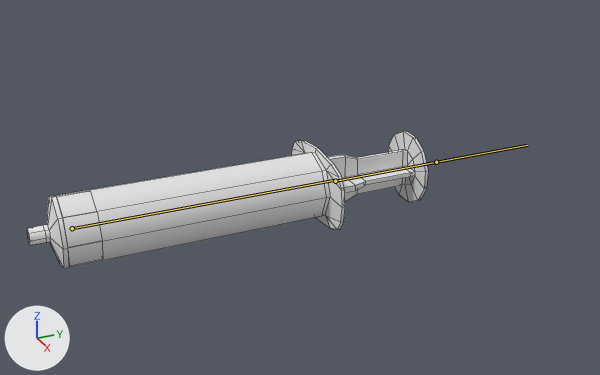
The FBX model care-up/Assets/_Models/Syringe50ml.fbx: old version first, new version second.
Camera for both pictures: a 50 mm camera at (0.394, -0.121, 0.196) aimed at (-0.005, 0.059, -0.003). Arrows for +X, +Y and +Z are at lower left; the lights stay in place. The bones that bend it are drawn over the model as lines. Mesh edges are drawn as thin lines.

In view in the first picture: 'syringe_50mm_barrel', 'syringe_50mm_plunger'.
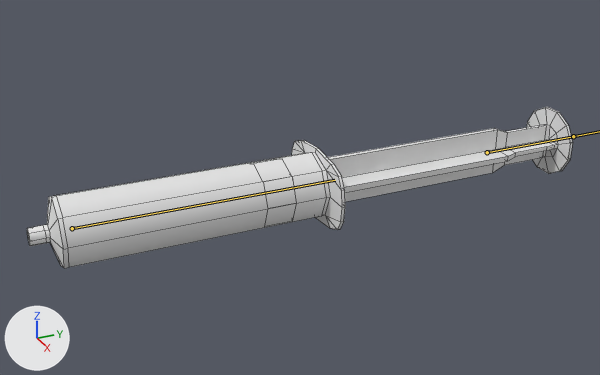
The newer file adds an action. The first version stands in its rest pose; the second is drawn at frame 938 of the action '50mlArmature|50mlArmature_proxyAction_L_Lib.001'.

The change in detail:
Bone 'PlungerBone' (bone_plungerbone) moves from (0.0, 0.0, 0.0) to (0.0, 0.1059, 0.0).

Where the change shows, as pixel boxes [x1, y1, x2, y2] in the pictures (600 x 375 px):
'syringe_50mm_plunger', posed: before [328, 130, 428, 202]; after [328, 107, 573, 202]
bone 'PlungerBone', root to tip: before (335, 181) to (436, 162); after (487, 152) to (573, 136)
